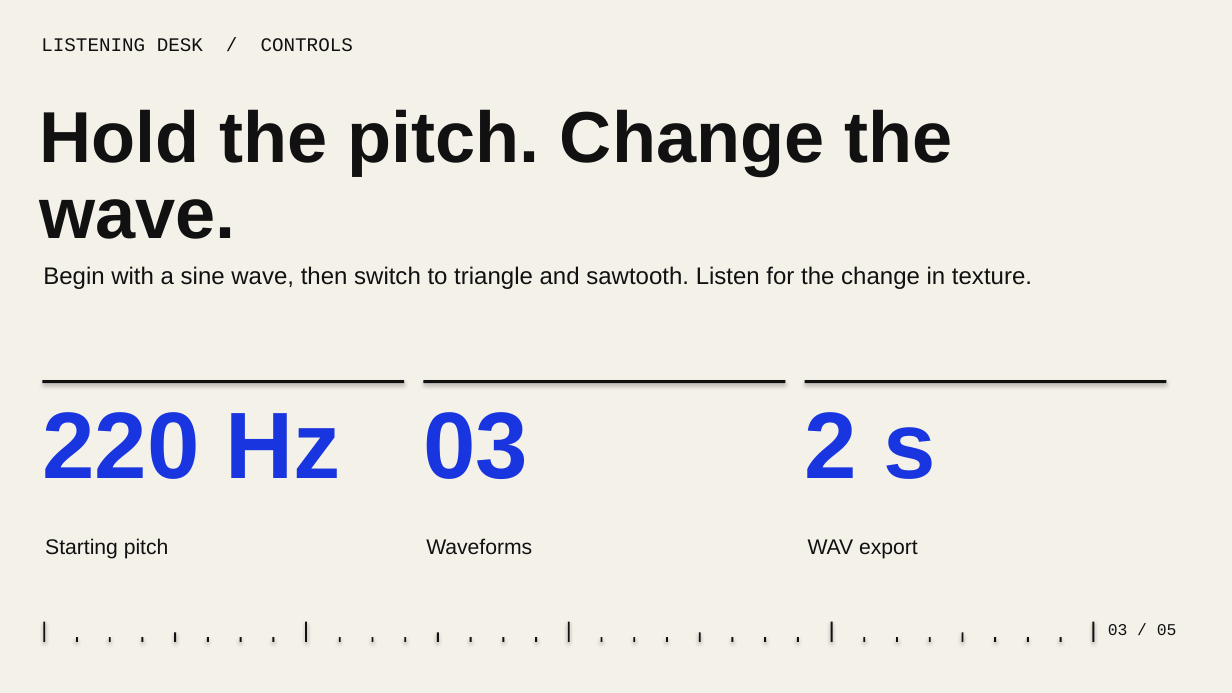
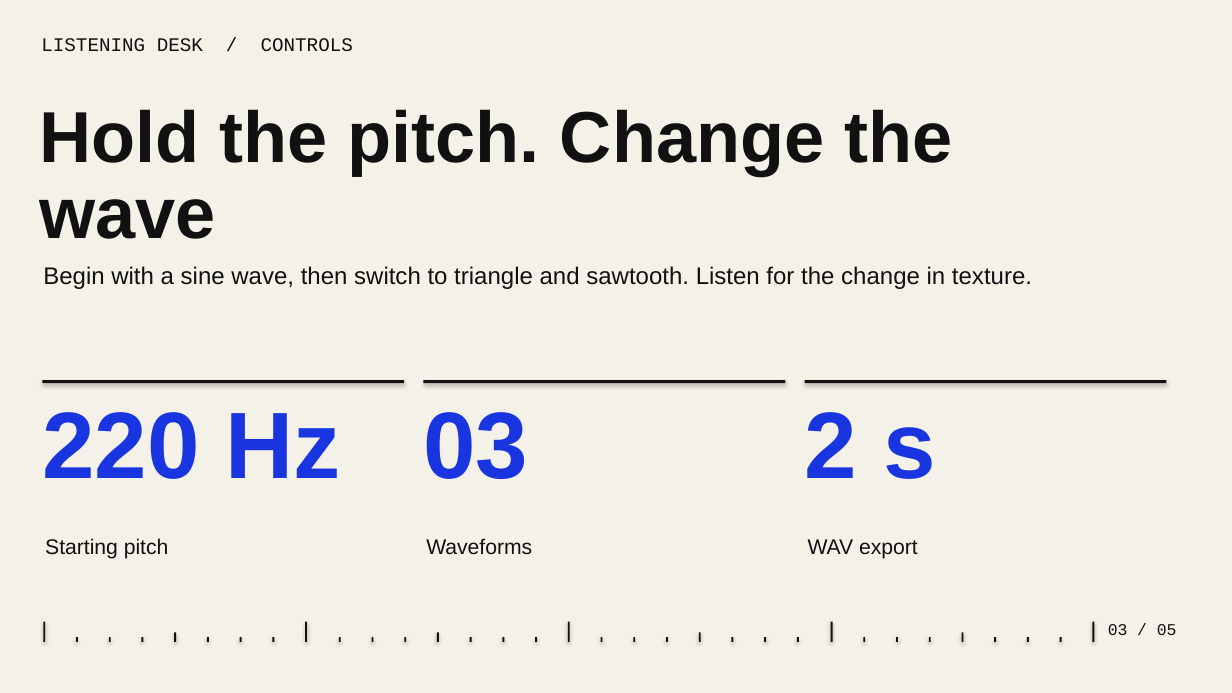
Before and after one commit to joeymilano/joey-design, a slide deck: slide 3 of docs/fold-deck-en.pptx. Drawn at 1232x693 pixels with LibreOffice and Linux fonts; fonts in the diff are those of the drawing. Boxes give left, top, right and bottom in pixels: in the first picture for what was removed or moved away, otherwise in the second. Text is boxed around its words. In the diff, an @@ line names an element or a change of style, - is before the commit and + after.

```diff
--- a/docs/fold-deck-en.pptx
+++ b/docs/fold-deck-en.pptx
@@ text at (39, 199, 215, 239): text changed @@
-wave.
+wave
```
Also in this commit, not shown: 4 other slides changed, 23 other files.
